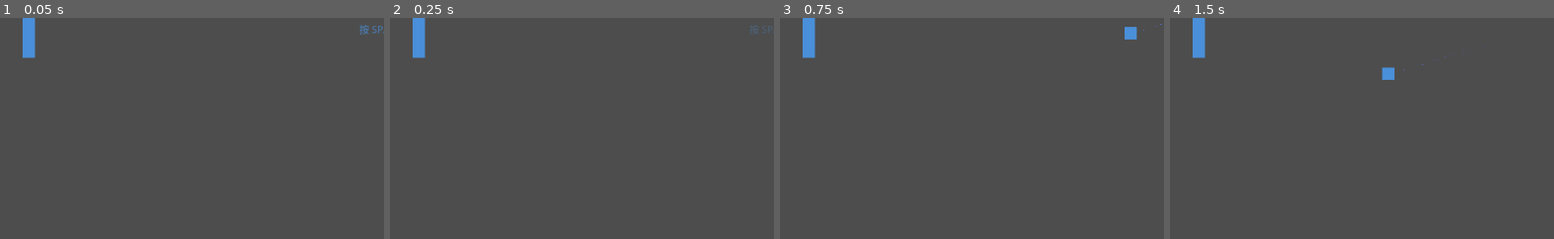
Above: before the commit, frames 1-4 (left to right).
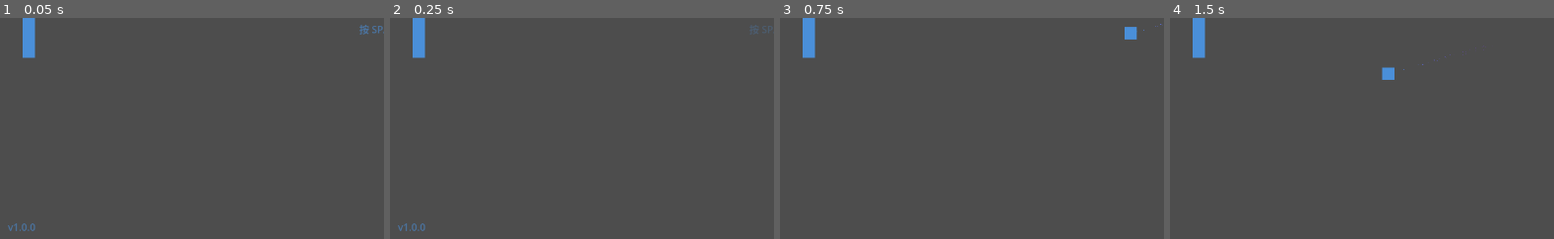
Above: after the commit, the same moments.

Repository: devvi/agent-game-test
Game: Godot game, scene res://scenes/Main.tscn
The game is run twice, just before and just after one commit, with the same random seed, the same clock (stepped at 60 frames per second) and the same inputs.
Inputs:
- Up to frame 1 (0.05 s): no input
- Up to frame 2 (0.25 s): no input
- Up to frame 3 (0.75 s): tap Enter (ui_accept) at 0.5 s; hold W (paddle_up) from 0.53 s (still down)
- Up to frame 4 (1.5 s): tap Enter (ui_accept) at 0.77, 1.25 s; release W (paddle_up) at 1.28 s; hold S (paddle_down) from 1.28 s (still down)
The pictures show only the part of the screen within x 0-50%, y 49-99%; the shares and areas given below are measured in that part.

The runs differ from the first frame. In frame 1, 0.1% of the frame differs, in the area x 2-10%, y 92-97%; in frame 2, 0.1%; in frame 3, nothing differs; in frame 4, nothing differs.

Commit message:
feat(358): add v1.0.0 version label to Mini Pong title screen
- Add GameConstants.GAME_VERSION ("v1.0.0") as single source of truth
- Add VersionLabel (bottom-left, neon blue 60%) to ui_start_menu.tscn
  and Main.tscn inline StartMenu tree (R2 dual-scene sync)
- start_menu.gd _ready() assigns version text from constant (null-safe)
- New tests: test_ui_system TC16, test_main_scene TC19, constants TC6-26
- Add mini-pong/e2e_shots.json (state_node /root/Game/GameStateMachine)

Closes #358

Diff:
--- /dev/null
+++ b/mini-pong/e2e_shots.json
@@ -0,0 +1,29 @@
+{
+  "_comment": "mini-pong 专属 E2E shot plan（#358）。修正模板 state_node 为 /root/Game/...（Main.tscn 根节点名为 Game）。",
+  "game": "mini-pong",
+  "default_archetype": "loop",
+  "max_wall_seconds": 120,
+  "state_node": "/root/Game/GameStateMachine",
+  "state_property": "current_state",
+  "states": { "MENU": 0, "SERVING": 1, "PLAYING": 2, "PAUSED": 3, "SCORED": 4, "GAME_OVER": 5 },
+  "theme_color": "4a90d9",
+  "autoplay": {
+    "mode": "ai",
+    "tweaks": [
+      { "node": "/root/Game/PlayerPaddle", "prop": "mode", "value": 1 },
+      { "node": "/root/Game/AIPaddle", "prop": "mode", "value": 1 },
+      { "node": "/root/Game/AIPaddle", "prop": "ai_position_error", "value": 60 }
+    ]
+  },
+  "groups": {
+    "loop": {
+      "_comment": "match 覆盖 gdscripts/.*\\.gd、scenes/.*\\.tscn、project\\.godot —— 本 PR 改动必然命中，L3 视觉层会被执行",
+      "match": ["gdscripts/.*\\.gd", "scenes/.*\\.tscn", "project\\.godot"],
+      "shots": [
+        { "name": "01_title", "state": "MENU", "settle_frames": 10 },
+        { "name": "02_midgame", "state": "PLAYING", "require": { "node": "/root/GameManager", "prop": "player_score", "min": 1 }, "settle_frames": 5 },
+        { "name": "03_gameover", "state": "GAME_OVER", "settle_frames": 10 }
+      ]
+    }
+  }
+}
--- a/mini-pong/gdscripts/constants.gd
+++ b/mini-pong/gdscripts/constants.gd
@@ -10,6 +10,9 @@
 # ── Screen ──
 const SCREEN_WIDTH: int = 1280
 const SCREEN_HEIGHT: int = 720
+
+# ── Version ──
+const GAME_VERSION: String = "v1.0.0"
 
 # ── Ball Physics ──
 const BALL_INITIAL_SPEED: float = 300.0
--- a/mini-pong/gdscripts/start_menu.gd
+++ b/mini-pong/gdscripts/start_menu.gd
@@ -1,6 +1,9 @@
 extends CanvasLayer
 ## StartMenu — neon title screen with pulsing glow and SPACE-to-start prompt.
 ## Parent Issue: #292
+
+# ── Constants (via GameConstants, #358) ──
+const CONSTS = preload("res://gdscripts/constants.gd")
 
 # ── Exported ──
 @export var title_pulse_min: float = 0.6       # Minimum alpha during pulse
@@ -11,6 +14,7 @@
 # ── Node References ──
 @onready var title_label: Label = $CenterContainer/VBoxContainer/TitleLabel
 @onready var prompt_label: Label = $CenterContainer/VBoxContainer/PromptLabel
+@onready var version_label: Label = get_node_or_null("VersionLabel")  # #358 — fallback ref, null-safe
 
 # ── State ──
 var _title_tween: Tween = null
@@ -23,6 +27,10 @@
 	# Guard: run only if nodes exist
 	if not title_label or not prompt_label:
 		return
+
+	# Version text — single source of truth GameConstants.GAME_VERSION (#358)
+	if version_label:
+		version_label.text = CONSTS.GAME_VERSION
 
 	# Start glow/pulse animations (headless-safe)
 	if is_inside_tree() and get_tree():
--- a/mini-pong/scenes/Main.tscn
+++ b/mini-pong/scenes/Main.tscn
@@ -109,6 +109,19 @@
 horizontal_alignment = 1
 font_size = 28
 modulate = Color(0.29, 0.56, 0.85, 0.7)
+
+[node name="VersionLabel" type="Label" parent="StartMenu"]
+anchors_preset = 2
+anchor_top = 1.0
+anchor_bottom = 1.0
+offset_left = 16.0
+offset_top = -36.0
+offset_right = 400.0
+offset_bottom = -12.0
+grow_vertical = 0
+text = "v1.0.0"
+theme_override_font_sizes/font_size = 16
+modulate = Color(0.29, 0.56, 0.85, 0.6)
 
 [node name="GameHUD" type="CanvasLayer" parent="."]
 layer = 1
--- a/mini-pong/scenes/ui_start_menu.tscn
+++ b/mini-pong/scenes/ui_start_menu.tscn
@@ -28,3 +28,16 @@
 horizontal_alignment = 1
 theme_override_font_sizes/font_size = 28
 modulate = Color(0.29, 0.56, 0.85, 0.7)
+
+[node name="VersionLabel" type="Label" parent="."]
+anchors_preset = 2
+anchor_top = 1.0
+anchor_bottom = 1.0
+offset_left = 16.0
+offset_top = -36.0
+offset_right = 400.0
+offset_bottom = -12.0
+grow_vertical = 0
+text = "v1.0.0"
+theme_override_font_sizes/font_size = 16
+modulate = Color(0.29, 0.56, 0.85, 0.6)
--- a/mini-pong/tests/test_constants.gd
+++ b/mini-pong/tests/test_constants.gd
@@ -64,6 +64,9 @@
 	_assert(abs(CONSTS.AI_NEON_RED.g - 0.2) < 0.01, "TC6-24: AI_NEON_RED.g == 0.2")
 	_assert(abs(CONSTS.AI_NEON_RED.b - 0.33) < 0.01, "TC6-25: AI_NEON_RED.b == 0.33")
 
+	# Version (#358)
+	_assert(CONSTS.GAME_VERSION == "v1.0.0", 'TC6-26: GAME_VERSION == "v1.0.0"')
+
 
 # ── TC7: preload("constants.gd") works in headless mode ──
 
--- a/mini-pong/tests/test_main_scene.gd
+++ b/mini-pong/tests/test_main_scene.gd
@@ -18,6 +18,7 @@
 	_test_tc14_scorezone_shape_dimensions()
 	_test_tc17_no_game_tscn_refs()
 	_test_tc18_scorezone_ball_collision_contract()
+	_test_tc19_version_label_in_start_menu()
 
 
 func _assert(condition: bool, name: String) -> void:
@@ -278,3 +279,39 @@
 		"TC18-8: ball.gd uses area_entered (not body_entered) for ScoreZone")
 
 	game.queue_free()
+
+# ── TC19: StartMenu VersionLabel in Main.tscn inline tree (R2 sync) ──
+# DESIGN: docs/DESIGN/358-title-screen-version.md §9 Scenario C
+
+func _test_tc19_version_label_in_start_menu() -> void:
+	if not ResourceLoader.exists("res://scenes/Main.tscn"):
+		_assert(false, "TC19: Main.tscn missing")
+		return
+	var scene = load("res://scenes/Main.tscn")
+	if scene == null:
+		_assert(false, "TC19: Main.tscn failed to load")
+		return
+	var game = scene.instantiate()
+
+	# C-1: StartMenu/VersionLabel exists in the inline tree (runtime tree)
+	var vl = game.get_node_or_null("StartMenu/VersionLabel")
+	_assert(vl != null, "TC19-1: StartMenu/VersionLabel exists in Main.tscn")
+	if vl:
+		# C-2: static text
+		_assert(vl is Label, "TC19-2: VersionLabel is Label type")
+		_assert(vl.text == "v1.0.0", "TC19-3: VersionLabel static text is 'v1.0.0'")
+
+		# C-3: config parity with ui_start_menu.tscn's VersionLabel (R2 anti-drift)
+		var packed = load("res://scenes/ui_start_menu.tscn")
+		if packed:
+			var ui_instance = packed.instantiate()
+			var ui_vl = ui_instance.get_node_or_null("VersionLabel")
+			if ui_vl:
+				_assert(vl.get("theme_override_font_sizes/font_size") == ui_vl.get("theme_override_font_sizes/font_size"),
+					"TC19-4: font_size matches ui_start_menu.tscn")
+				_assert(vl.modulate == ui_vl.modulate, "TC19-5: modulate matches ui_start_menu.tscn")
+				_assert(abs(vl.anchor_left - ui_vl.anchor_left) < 0.001 and abs(vl.anchor_top - ui_vl.anchor_top) < 0.001,
+					"TC19-6: anchors match ui_start_menu.tscn")
+			ui_instance.queue_free()
+
+	game.queue_free()
--- a/mini-pong/tests/test_ui_system.gd
+++ b/mini-pong/tests/test_ui_system.gd
@@ -43,6 +43,7 @@
 	_test_tc13_debounce_transition()
 	_test_tc14_game_over_restart()
 	_test_tc15_game_tscn_integration()
+	_test_tc16_version_label()
 
 
 # ── Helpers ──
@@ -449,3 +450,48 @@
 		_assert(game_over.layer == 1, "TC15-13: GameOverScreen layer=1")
 
 	instance.queue_free()
+
+# ── TC16: StartMenu VersionLabel — version text v1.0.0 (bottom-left) ──
+# DESIGN: docs/DESIGN/358-title-screen-version.md §9 Scenario B
+
+func _test_tc16_version_label() -> void:
+	if not ResourceLoader.exists("res://scenes/ui_start_menu.tscn"):
+		_assert(false, "TC16: scene missing")
+		return
+	var packed = load("res://scenes/ui_start_menu.tscn")
+	if packed == null:
+		_assert(false, "TC16: ui_start_menu.tscn failed to load")
+		return
+	var instance = packed.instantiate()
+
+	# B-1: VersionLabel node exists
+	var version_label = instance.get_node_or_null("VersionLabel")
+	_assert(version_label != null, "TC16-1: VersionLabel exists")
+	# B-2: node is a Label
+	_assert(version_label is Label, "TC16-2: VersionLabel is Label type")
+
+	var CONSTS = load("res://gdscripts/constants.gd")
+
+	if version_label:
+		# B-3: static text from .tscn (bare instantiate does not run _ready())
+		_assert(version_label.text == "v1.0.0", "TC16-3: VersionLabel static text is 'v1.0.0'")
+		# B-4: font_size in spec range (use theme override getter — #346 lesson)
+		var fs = version_label.get("theme_override_font_sizes/font_size")
+		_assert(fs >= 12, "TC16-4: VersionLabel font_size >= 12 (got %s)" % str(fs))
+		# B-5: bottom-left anchor
+		_assert(abs(version_label.anchor_left - 0.0) < 0.001 and abs(version_label.anchor_top - 1.0) < 0.001,
+			"TC16-5: VersionLabel anchored bottom-left")
+		# B-7: neon blue modulate (#4a90d9 @ 60% alpha)
+		_assert(abs(version_label.modulate.r - 0.29) < 0.01, "TC16-6: VersionLabel modulate R ~ 0.29")
+		_assert(abs(version_label.modulate.g - 0.56) < 0.01, "TC16-7: VersionLabel modulate G ~ 0.56")
+		_assert(abs(version_label.modulate.b - 0.85) < 0.01, "TC16-8: VersionLabel modulate B ~ 0.85")
+
+		# B-6: entering the tree triggers _ready() -> text set from GameConstants
+		var main_loop = Engine.get_main_loop()
+		var root = main_loop.root
+		root.add_child(instance)
+		_assert(version_label.text == CONSTS.GAME_VERSION,
+			"TC16-9: _ready() sets text from GameConstants.GAME_VERSION")
+		_assert(version_label.text == "v1.0.0", "TC16-10: version text is 'v1.0.0' after _ready()")
+
+	instance.queue_free()
